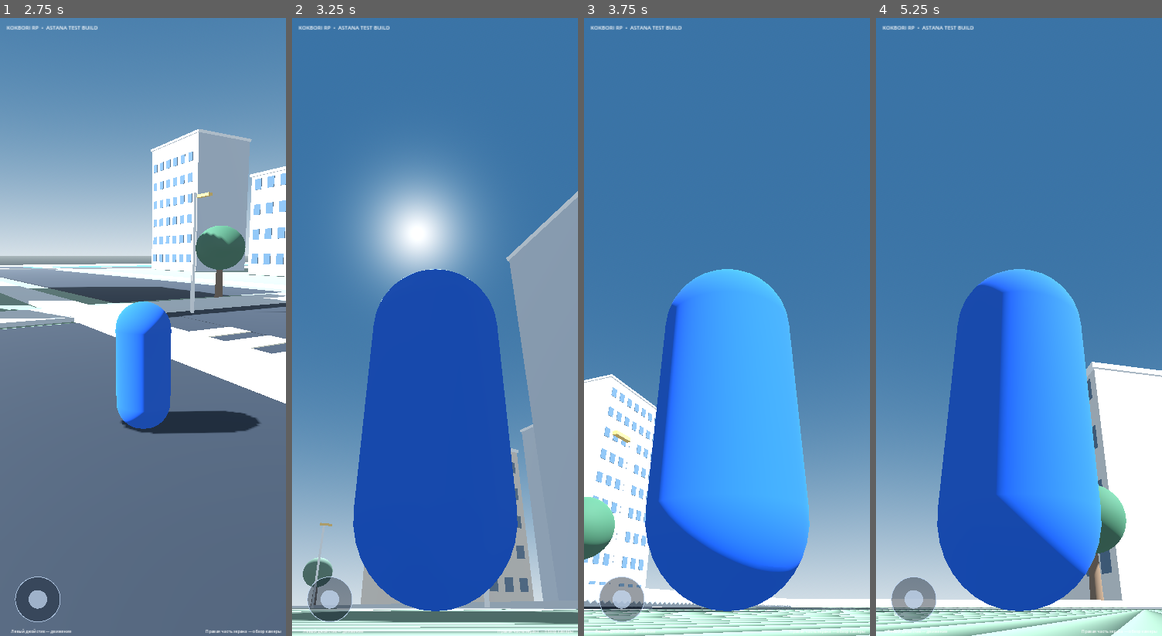
Above: before the commit, frames 1-4 (left to right).
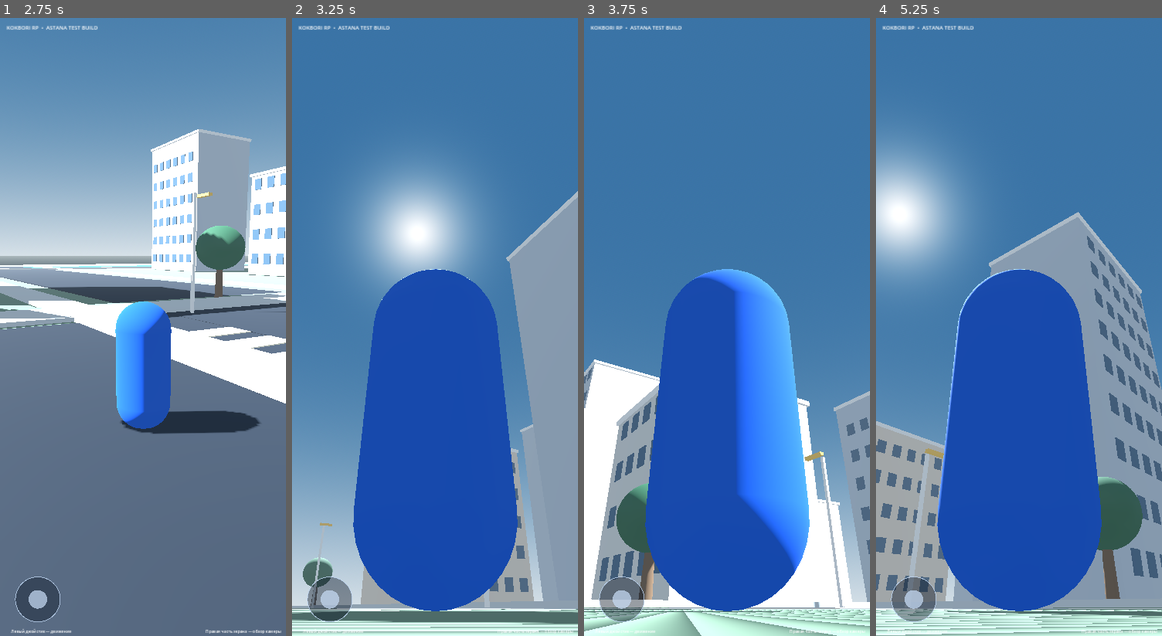
Above: after the commit, the same moments.

Repository: rizerize820-boop/Kokbori
Game: Godot game, scene res://scenes/main.tscn
Same seed, same stepped clock (60 frames per second), same inputs: the game is played once before the commit and once after it.
Inputs (mouse positions are in pixels of both pictures, inside the frame that each line leads up to):
- Up to frame 1 (2.75 s): tap Enter at 0.5 s; move the mouse to (205, 296) at 0.52 s; hold D (move_right) 0.53-1.25 s; click (205, 296) at 0.67 s; drag from (85, 357) to (128, 450) at 1.27 s; tap Space at 2 s; move the mouse to (171, 191) at 2.02 s; hold D (move_right) from 2.03 s (still down)
- Up to frame 2 (3.25 s): release D (move_right) at 2.75 s; drag from (420, 450) to (349, 234) at 2.77 s
- Up to frame 3 (3.75 s): move the mouse to (812, 419) at 3.52 s; hold A (move_left) from 3.53 s (still down)
- Up to frame 4 (5.25 s): release A (move_left) at 4.25 s; drag from (933, 234) to (976, 172) at 4.27 s; move the mouse to (1033, 327) at 5.02 s; hold S (move_back) from 5.03 s (still down); click (1033, 327) at 5.17 s

Frame 1 is identical in both runs. In frame 2, less than 0.1% of the frame differs, in the area x 3-100%, y 40-100%; in frame 3, 32%; in frame 4, 45%, in the area x 0-100%, y 18-100%.

Commit message:
Separate camera yaw from character movement heading

Diff:
--- a/Engine/scripts/player.gd
+++ b/Engine/scripts/player.gd
@@ -47,8 +47,8 @@
 	)
 	if input_dir.length() > 1.0:
 		input_dir = input_dir.normalized()
-	var forward := -global_transform.basis.z
-	var right := global_transform.basis.x
+	var forward := -camera_pivot.global_transform.basis.z
+	var right := camera_pivot.global_transform.basis.x
 	var direction := (right * input_dir.x + forward * -input_dir.y).normalized()
 	var target := direction * move_speed
 	velocity.x = move_toward(velocity.x, target.x, acceleration * delta)
@@ -63,7 +63,7 @@
 
 func apply_look(screen_delta: Vector2) -> void:
 	# Dragging on the right half of the touchscreen rotates the camera.
-	rotation.y -= screen_delta.x * 0.006
+	camera_pivot.rotation.y -= screen_delta.x * 0.006
 	camera_pivot.rotation.x = clampf(
 		camera_pivot.rotation.x - screen_delta.y * 0.0045,
 		deg_to_rad(-65.0),
